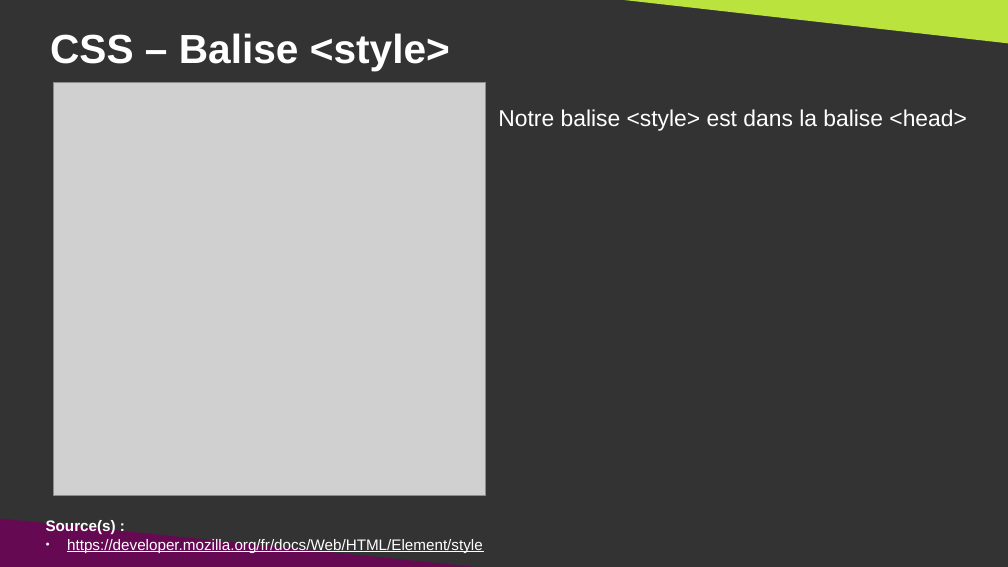
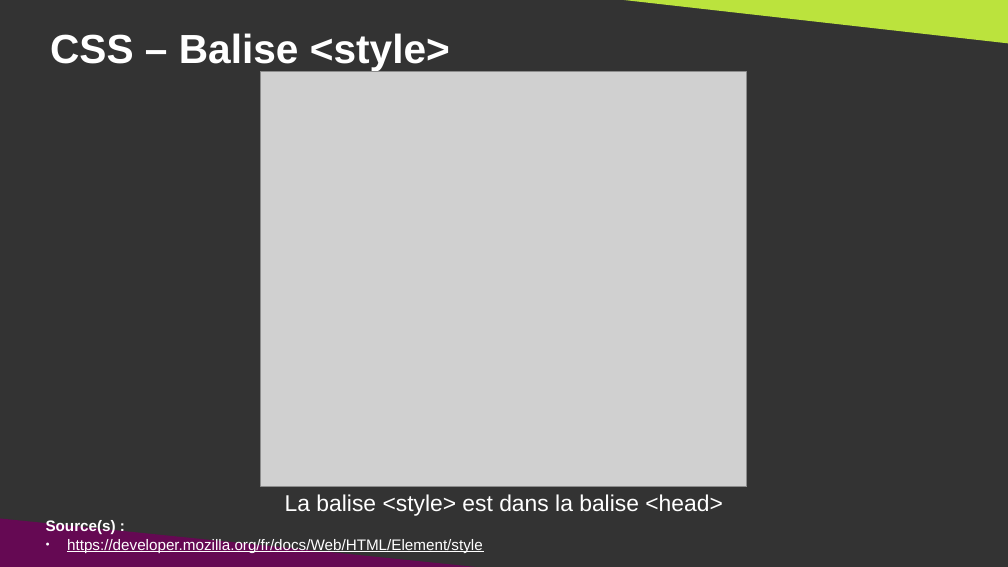
Before and after one commit to DanYellow/cours, a slide deck: slide 19 of integration-web-s1/travaux-pratiques/numero-3/presentation.odp. Drawn at 1008x567 pixels with LibreOffice and Linux fonts; fonts in the diff are those of the drawing; grey boxes stand for pictures. Boxes give left, top, right and bottom in pixels: in the first picture for what was removed or moved away, otherwise in the second. Text is boxed around its words. In the diff, an @@ line names an element or a change of style, - is before the commit and + after.

```diff
--- a/integration-web-s1/travaux-pratiques/numero-3/presentation.odp
+++ b/integration-web-s1/travaux-pratiques/numero-3/presentation.odp
@@ picture resized from (x1=54, y1=82, x2=486, y2=496) to (x1=261, y1=72, x2=746, y2=488) @@
@@ text at (x1=285, y1=494, x2=722, y2=516): text changed @@
-Notre balise <style> est dans la balise <head>
+La balise <style> est dans la balise <head>
```
Also in this commit, not shown: 9 other slides changed, 1 slide added, 1 slide removed, 1 other file.
